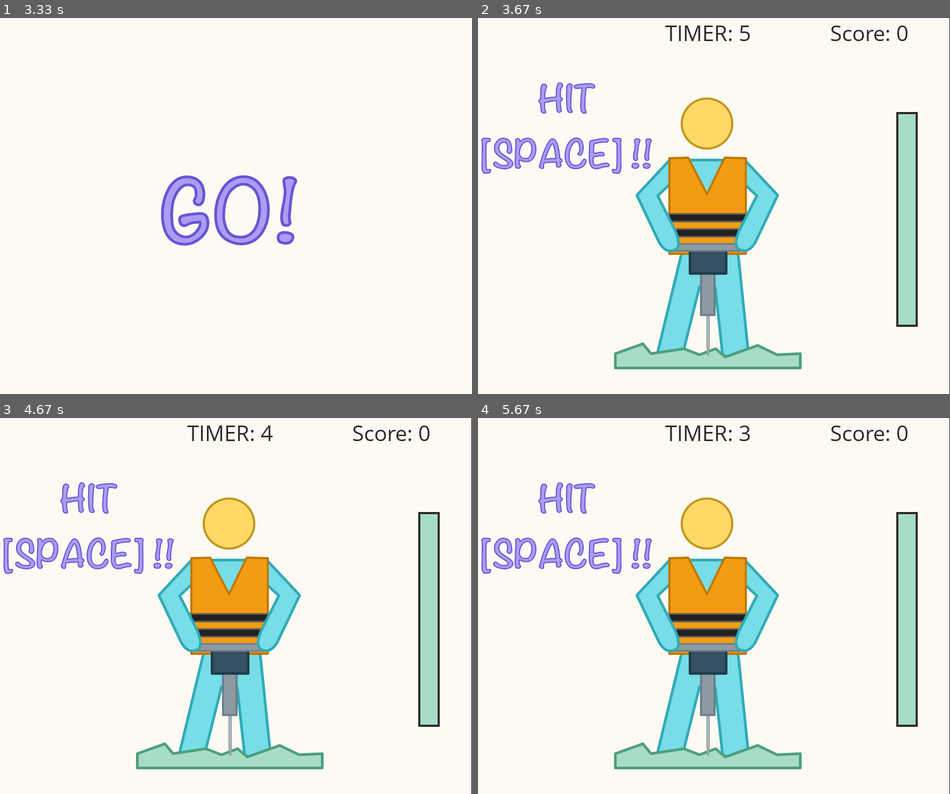
Above: before the commit, frames 1-4 (two rows, left to right).
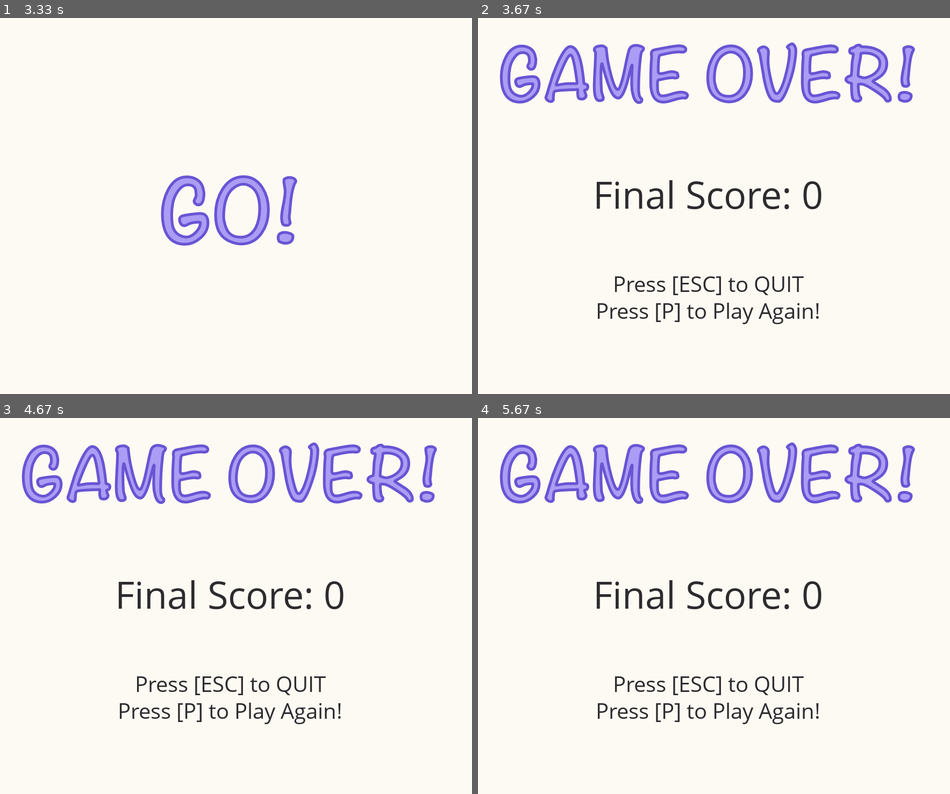
Above: after the commit, the same moments.

Repository: jwl-7/Stick-Bop
Game: pygame game, started from stick-bop.py
Same seed, same stepped clock (60 frames per second), same inputs: the game is played once before the commit and once after it.
Inputs:
- Up to frame 1 (3.33 s): tap Enter at 0.33 s
- Up to frame 2 (3.67 s): hold Left from 3.4 s (still down)
- Up to frame 3 (4.67 s): release Left at 3.87 s
- Up to frame 4 (5.67 s): no input

Frame 1 is identical in both runs. In frame 2, 25% of the frame differs, in the area x 0-100%, y 0-100%; in frame 3, 25%; in frame 4, 25%.

Commit message:
fixed [SPACE] exploit

Diff:
--- a/stick-bop.py
+++ b/stick-bop.py
@@ -155,6 +155,8 @@
                 jackhammer1_img = pygame.image.load(path.join(IMG_DIR, 'jackhammer-1.png')).convert()
                 jackhammer1_img = pygame.transform.scale(jackhammer1_img, (SCREEN_WIDTH, SCREEN_HEIGHT), screen)
                 screen.blit(jackhammer1_img, [0, 0])
+            else:
+                 game_end()
 
         time_elapsed = pygame.time.get_ticks() - start_time
         timer_seconds = int(time_elapsed / 1000 % 60)
@@ -239,6 +241,8 @@
     score_text = 'Final Score: ' + str(SCORE)
     draw_text(screen, BLACK, score_text, 70, SCREEN_WIDTH / 2, SCREEN_HEIGHT / 2.5)
     draw_text(screen, BLACK, 'Press [ESC] to QUIT', 40, SCREEN_WIDTH / 2, SCREEN_HEIGHT / 1.5)
+    draw_text(screen, BLACK, 'Press [P] to Play Again!', 40, SCREEN_WIDTH / 2, (SCREEN_HEIGHT / 1.5)+50)
+
 
     pygame.display.update()
 
@@ -267,7 +271,7 @@
     screen.blit(gameover_img, [0, 0])
 
     draw_text(screen, BLACK, 'Press [ESC] to QUIT', 40, SCREEN_WIDTH / 2, SCREEN_HEIGHT / 1.5)
-    draw_text(screen, BLACK, 'Press [T] to Try Again!', 40, SCREEN_WIDTH / 2, (SCREEN_HEIGHT / 1.5)+50)
+    draw_text(screen, BLACK, 'Press [P] to Play Again!', 40, SCREEN_WIDTH / 2, (SCREEN_HEIGHT / 1.5)+50)
 
     pygame.display.update()
 
